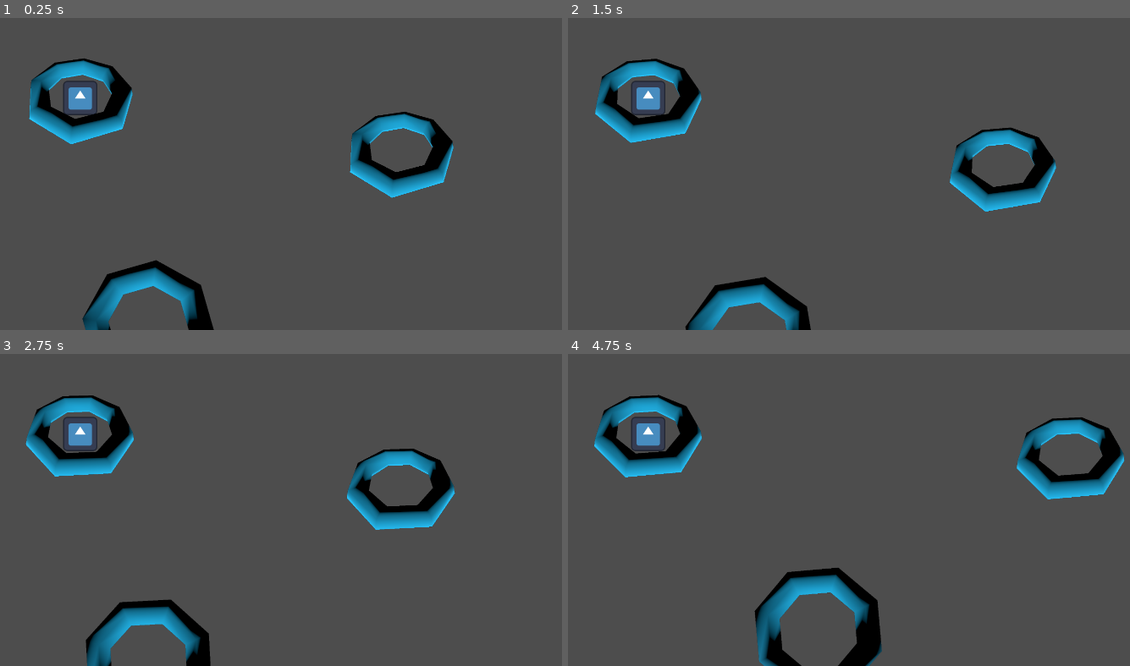
Above: before the commit, frames 1-4 (two rows, left to right).
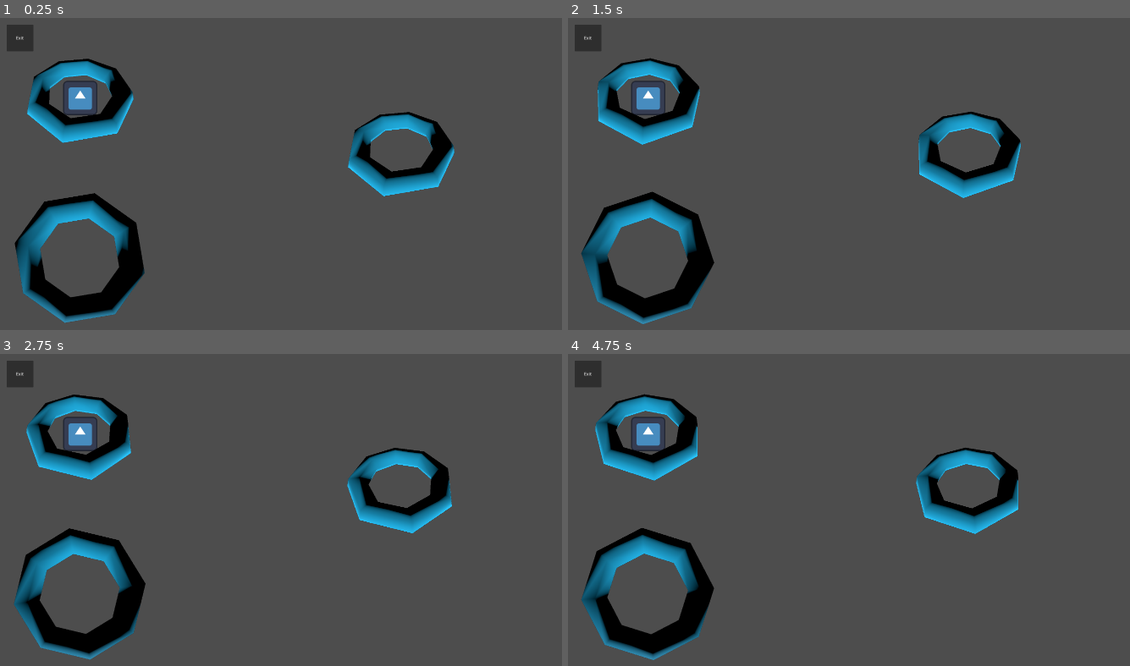
Above: after the commit, the same moments.

Repository: igna4hos/PuzzleGameGodot
Game: Godot game, scene res://scenes/main_level.tscn
Same seed, same stepped clock (60 frames per second), same inputs: the game is played once before the commit and once after it. This scene is started directly instead of the project's main scene. The engine's default icon, where the game draws it, is replaced by a stand-in: a white triangle on a blue panel in a dark square.
Inputs (mouse positions are in pixels of both pictures, inside the frame that each line leads up to):
- Up to frame 1 (0.25 s): no input
- Up to frame 2 (1.5 s): move the mouse to (1056, 158) at 0.52 s; click (1056, 158) at 0.67 s; drag from (770, 189) to (871, 236) at 1.27 s
- Up to frame 3 (2.75 s): move the mouse to (404, 441) at 2.02 s; click (404, 441) at 2.17 s
- Up to frame 4 (4.75 s): drag from (871, 572) to (702, 463) at 2.77 s; move the mouse to (1107, 556) at 3.52 s; click (1107, 556) at 3.67 s; drag from (702, 463) to (804, 432) at 4.27 s

The runs differ from the first frame. In frame 1, 7.5% of the frame differs, in the area x 1-81%, y 2-100%; in frame 2, 12%; in frame 3, 8.6%; in frame 4, 15%, in the area x 1-100%, y 2-100%.

Commit message:
#3: independent rotation of volumetric objects via node

Diff:
--- a/scenes/3d_torusV2.tscn
+++ /dev/null
@@ -1,56 +0,0 @@
-[gd_scene load_steps=6 format=3 uid="uid://db1l5kacuv35m"]
-
-[ext_resource type="Script" uid="uid://1sj7ofkvtwp6" path="res://scripts/Gameplay/EasyRotationAnimation.gd" id="1_884l8"]
-
-[sub_resource type="StandardMaterial3D" id="StandardMaterial3D_y50bd"]
-albedo_color = Color(0.0945678, 0.655381, 0.848359, 1)
-metallic = 0.7
-
-[sub_resource type="Animation" id="Animation_rk523"]
-resource_name = "easy_rotation"
-tracks/0/type = "value"
-tracks/0/imported = false
-tracks/0/enabled = true
-tracks/0/path = NodePath(".:rotation")
-tracks/0/interp = 1
-tracks/0/loop_wrap = true
-tracks/0/keys = {
-"times": PackedFloat32Array(0, 1),
-"transitions": PackedFloat32Array(1, 1),
-"update": 0,
-"values": [Vector3(0, 0, 0), Vector3(0, -0.523599, 0)]
-}
-
-[sub_resource type="Animation" id="Animation_rogep"]
-length = 0.001
-tracks/0/type = "value"
-tracks/0/imported = false
-tracks/0/enabled = true
-tracks/0/path = NodePath(".:rotation")
-tracks/0/interp = 1
-tracks/0/loop_wrap = true
-tracks/0/keys = {
-"times": PackedFloat32Array(0),
-"transitions": PackedFloat32Array(1),
-"update": 0,
-"values": [Vector3(0, 0, 0)]
-}
-
-[sub_resource type="AnimationLibrary" id="AnimationLibrary_830pk"]
-_data = {
-&"RESET": SubResource("Animation_rogep"),
-&"easy_rotation": SubResource("Animation_rk523")
-}
-
-[node name="Node3D" type="Node3D"]
-script = ExtResource("1_884l8")
-
-[node name="CSGTorus3D" type="CSGTorus3D" parent="."]
-outer_radius = 0.8
-material = SubResource("StandardMaterial3D_y50bd")
-
-[node name="AnimationPlayer" type="AnimationPlayer" parent="."]
-root_node = NodePath("../CSGTorus3D")
-libraries = {
-&"": SubResource("AnimationLibrary_830pk")
-}
--- /dev/null
+++ b/scenes/DetailConnector.tscn
@@ -0,0 +1,127 @@
+[gd_scene load_steps=10 format=3 uid="uid://db1l5kacuv35m"]
+
+[ext_resource type="Script" uid="uid://cxroxd4wm0t23" path="res://scripts/Gameplay/DetailConnectorController.gd" id="1_jlbs3"]
+
+[sub_resource type="StandardMaterial3D" id="StandardMaterial3D_y50bd"]
+albedo_color = Color(0.0945678, 0.655381, 0.848359, 1)
+metallic = 0.7
+
+[sub_resource type="Animation" id="Animation_rogep"]
+length = 0.001
+tracks/0/type = "value"
+tracks/0/imported = false
+tracks/0/enabled = true
+tracks/0/path = NodePath(".:rotation")
+tracks/0/interp = 1
+tracks/0/loop_wrap = true
+tracks/0/keys = {
+"times": PackedFloat32Array(0),
+"transitions": PackedFloat32Array(1),
+"update": 0,
+"values": [Vector3(0, 0, 0)]
+}
+tracks/1/type = "value"
+tracks/1/imported = false
+tracks/1/enabled = true
+tracks/1/path = NodePath(".:scale")
+tracks/1/interp = 1
+tracks/1/loop_wrap = true
+tracks/1/keys = {
+"times": PackedFloat32Array(0),
+"transitions": PackedFloat32Array(1),
+"update": 0,
+"values": [Vector3(1, 1, 1)]
+}
+
+[sub_resource type="Animation" id="Animation_rk523"]
+resource_name = "easy_rotation"
+tracks/0/type = "value"
+tracks/0/imported = false
+tracks/0/enabled = true
+tracks/0/path = NodePath(".:rotation")
+tracks/0/interp = 1
+tracks/0/loop_wrap = true
+tracks/0/keys = {
+"times": PackedFloat32Array(0, 0.25, 0.75, 1),
+"transitions": PackedFloat32Array(1, 1, 1, 1),
+"update": 0,
+"values": [Vector3(0, 0, 0), Vector3(0, -0.261799, 0), Vector3(0, 0.261799, 0), Vector3(0, 0, 0)]
+}
+
+[sub_resource type="Animation" id="Animation_jlbs3"]
+resource_name = "scale_move"
+length = 0.5
+tracks/0/type = "value"
+tracks/0/imported = false
+tracks/0/enabled = true
+tracks/0/path = NodePath(".:scale")
+tracks/0/interp = 1
+tracks/0/loop_wrap = true
+tracks/0/keys = {
+"times": PackedFloat32Array(0, 0.5),
+"transitions": PackedFloat32Array(1, 1),
+"update": 0,
+"values": [Vector3(1, 1, 1), Vector3(1.2, 1.2, 1.2)]
+}
+
+[sub_resource type="AnimationLibrary" id="AnimationLibrary_830pk"]
+_data = {
+&"RESET": SubResource("Animation_rogep"),
+&"easy_rotation": SubResource("Animation_rk523"),
+&"scale_move": SubResource("Animation_jlbs3")
+}
+
+[sub_resource type="Animation" id="Animation_884l8"]
+resource_name = "scale_move"
+length = 0.5
+tracks/0/type = "value"
+tracks/0/imported = false
+tracks/0/enabled = true
+tracks/0/path = NodePath("CSGTorus3D:scale")
+tracks/0/interp = 1
+tracks/0/loop_wrap = true
+tracks/0/keys = {
+"times": PackedFloat32Array(0, 0.5),
+"transitions": PackedFloat32Array(1, 1),
+"update": 0,
+"values": [Vector3(1, 1, 1), Vector3(1.2, 1.2, 1.2)]
+}
+
+[sub_resource type="Animation" id="Animation_830pk"]
+length = 0.001
+tracks/0/type = "value"
+tracks/0/imported = false
+tracks/0/enabled = true
+tracks/0/path = NodePath("CSGTorus3D:scale")
+tracks/0/interp = 1
+tracks/0/loop_wrap = true
+tracks/0/keys = {
+"times": PackedFloat32Array(0),
+"transitions": PackedFloat32Array(1),
+"update": 0,
+"values": [Vector3(1, 1, 1)]
+}
+
+[sub_resource type="AnimationLibrary" id="AnimationLibrary_y0lcg"]
+_data = {
+&"RESET": SubResource("Animation_830pk"),
+&"scale_move": SubResource("Animation_884l8")
+}
+
+[node name="DetailConnector" type="Node3D"]
+script = ExtResource("1_jlbs3")
+
+[node name="CSGTorus3D" type="CSGTorus3D" parent="."]
+outer_radius = 0.8
+material = SubResource("StandardMaterial3D_y50bd")
+
+[node name="EasyRotationAnimation" type="AnimationPlayer" parent="."]
+root_node = NodePath("../CSGTorus3D")
+libraries = {
+&"": SubResource("AnimationLibrary_830pk")
+}
+
+[node name="ScaleMoveAnimation" type="AnimationPlayer" parent="."]
+libraries = {
+&"": SubResource("AnimationLibrary_y0lcg")
+}
--- a/scenes/main_level.tscn
+++ b/scenes/main_level.tscn
@@ -1,11 +1,13 @@
-[gd_scene load_steps=5 format=3 uid="uid://c4slayfoxyrq3"]
+[gd_scene load_steps=6 format=3 uid="uid://c4slayfoxyrq3"]
 
+[ext_resource type="Script" uid="uid://cx58mib1lyq6o" path="res://scripts/Gameplay/MainLevelController.gd" id="1_8ra5a"]
 [ext_resource type="Texture2D" uid="uid://dll4y08nyiuv" path="res://icon.svg" id="1_qmak7"]
-[ext_resource type="PackedScene" uid="uid://db1l5kacuv35m" path="res://scenes/3d_torusV2.tscn" id="2_6we3w"]
+[ext_resource type="PackedScene" uid="uid://db1l5kacuv35m" path="res://scenes/DetailConnector.tscn" id="2_6we3w"]
 [ext_resource type="Script" uid="uid://nr1p1q3ewh" path="res://scripts/sub_viewport_container.gd" id="2_8ra5a"]
 [ext_resource type="Script" uid="uid://ddu2crcijv8ut" path="res://scripts/Gameplay/node_2d_move.gd" id="4_qmak7"]
 
 [node name="MainLevel" type="Node2D"]
+script = ExtResource("1_8ra5a")
 
 [node name="Sprite2D" type="Sprite2D" parent="."]
 position = Vector2(300, 300)
@@ -59,8 +61,10 @@
 script = ExtResource("4_qmak7")
 
 [node name="SubViewportContainer" type="SubViewportContainer" parent="Node2D2"]
-offset_right = 40.0
-offset_bottom = 40.0
+offset_left = -258.0
+offset_top = -256.0
+offset_right = 254.0
+offset_bottom = 256.0
 
 [node name="SubViewport" type="SubViewport" parent="Node2D2/SubViewportContainer"]
 transparent_bg = true
@@ -71,3 +75,12 @@
 
 [node name="Camera3D" type="Camera3D" parent="Node2D2/SubViewportContainer/SubViewport"]
 transform = Transform3D(1, 0, 0, 0, -4.37114e-08, 1, 0, -1, -4.37114e-08, 0, 1.1, 0)
+
+[node name="ExitToMenuButton" type="Button" parent="."]
+offset_left = 25.0
+offset_top = 25.0
+offset_right = 125.0
+offset_bottom = 125.0
+text = "Exit"
+
+[connection signal="pressed" from="ExitToMenuButton" to="." method="_on_exit_to_menu_button_pressed"]
--- a/scenes/puzzle_gameplay.tscn
+++ b/scenes/puzzle_gameplay.tscn
@@ -6,7 +6,7 @@
 [ext_resource type="Texture2D" uid="uid://bn61ygya85c8d" path="res://assets/sprites/right_parts/RightPart_Car_1.png" id="4_1b2l6"]
 [ext_resource type="Script" uid="uid://cayvuy181hqbe" path="res://scripts/left_part.gd" id="4_red4f"]
 [ext_resource type="Script" uid="uid://301qxt1d3krd" path="res://scripts/right_part.gd" id="6_uey8f"]
-[ext_resource type="PackedScene" uid="uid://db1l5kacuv35m" path="res://scenes/3d_torusV2.tscn" id="9_tkanf"]
+[ext_resource type="PackedScene" uid="uid://db1l5kacuv35m" path="res://scenes/DetailConnector.tscn" id="9_tkanf"]
 
 [node name="PuzzleGameplay" type="Node2D"]
 script = ExtResource("1_w4ir0")
--- /dev/null
+++ b/scripts/Gameplay/DetailConnectorController.gd
@@ -0,0 +1,6 @@
+extends Node3D
+
+@onready var easyRotationAnimation: AnimationPlayer = $EasyRotationAnimation
+
+func _process(delta: float) -> void:
+	easyRotationAnimation.play("easy_rotation")
--- a/scripts/Gameplay/EasyRotationAnimation.gd
+++ /dev/null
@@ -1,6 +0,0 @@
-extends Node3D
-
-@onready var donut_player: AnimationPlayer = $AnimationPlayer
-
-func _process(delta: float) -> void:
-	donut_player.play("easy_rotation")
--- /dev/null
+++ b/scripts/Gameplay/MainLevelController.gd
@@ -0,0 +1,4 @@
+extends Node2D
+
+func _on_exit_to_menu_button_pressed() -> void:
+	get_tree().change_scene_to_file("res://scenes/start_menu.tscn")
--- a/scripts/Gameplay/node_2d_move.gd
+++ b/scripts/Gameplay/node_2d_move.gd
@@ -1,18 +1,38 @@
 extends Node2D
 
+var dragging := false
 var start_position: Vector2
-var dragging := false
 
 func _ready():
-	start_position = position
+	start_position = global_position
 
 func _input(event):
-	if event is InputEventMouseButton:
-		if event.button_index == MOUSE_BUTTON_LEFT:
-			if event.pressed:
+	# Нажатие
+	if event is InputEventScreenTouch or event is InputEventMouseButton:
+		if event.pressed:
+			if _is_event_on_object(event.position):
 				dragging = true
-			else:
+		else:
+			# Отпускание
+			if dragging:
 				dragging = false
-				position = start_position  # Вернуть на место
-	elif event is InputEventMouseMotion and dragging:
-		position += event.relative
+				_check_center_or_reset()
+
+	# Перетаскивание
+	if event is InputEventScreenDrag or event is InputEventMouseMotion:
+		if dragging:
+			global_position = event.position
+
+func _is_event_on_object(point: Vector2) -> bool:
+	# Если есть спрайт-потомок — используем его границы
+	var sprite = get_node_or_null("Sprite2D")
+	if sprite:
+		return sprite.get_rect().has_point(sprite.to_local(point))
+
+	# Если нет — используем примерный прямоугольник вокруг позиции объекта
+	var size = Vector2(300, 300) # Подбери под твой объект
+	var rect = Rect2(-size/2, size)
+	return rect.has_point(to_local(point))
+
+func _check_center_or_reset():
+	global_position = start_position
Not shown, added: scripts/Gameplay/DetailConnectorController.gd.uid
Not shown, removed: scripts/Gameplay/EasyRotationAnimation.gd.uid
Not shown, added: scripts/Gameplay/MainLevelController.gd.uid
